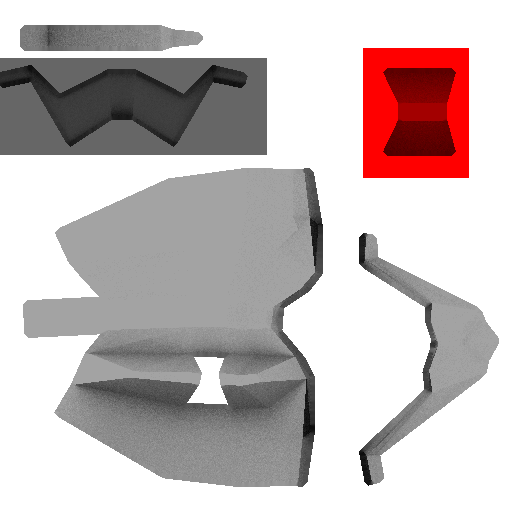
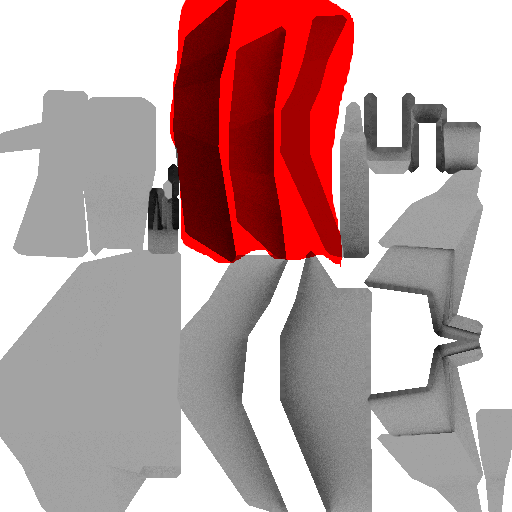
Layer changes from the first w=512, h=512 image to the second:
painted on "enemyS4.png" over [0,0,512,512]
renamed "diffuse" to "color", painted on it over [0,0,512,512]
